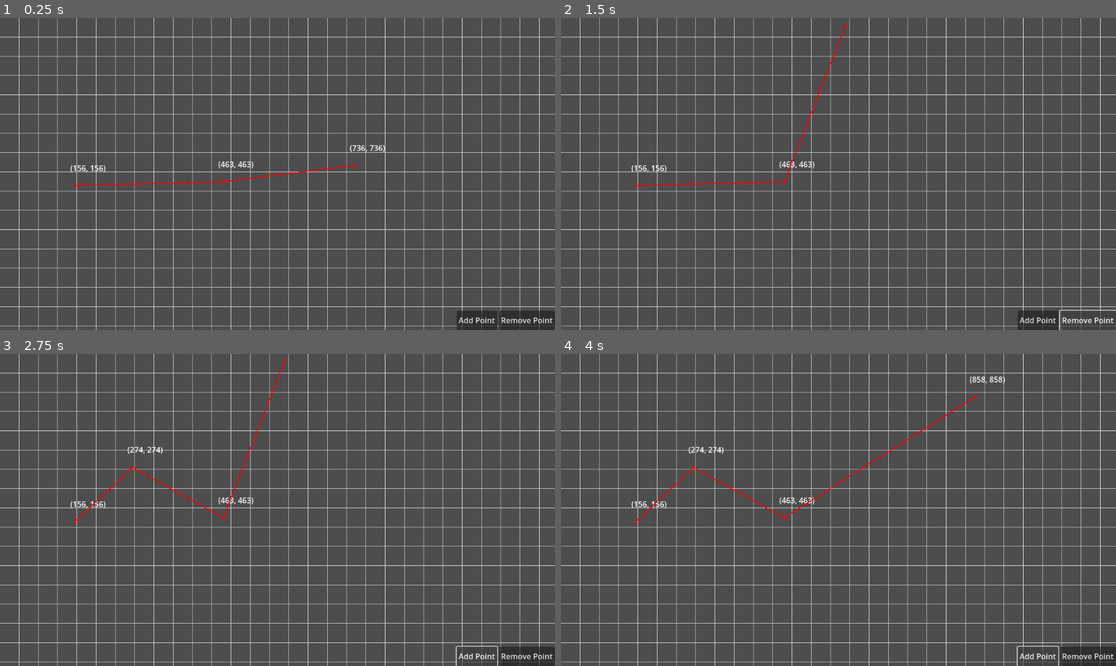
Above: before the commit, frames 1-4 (two rows, left to right).
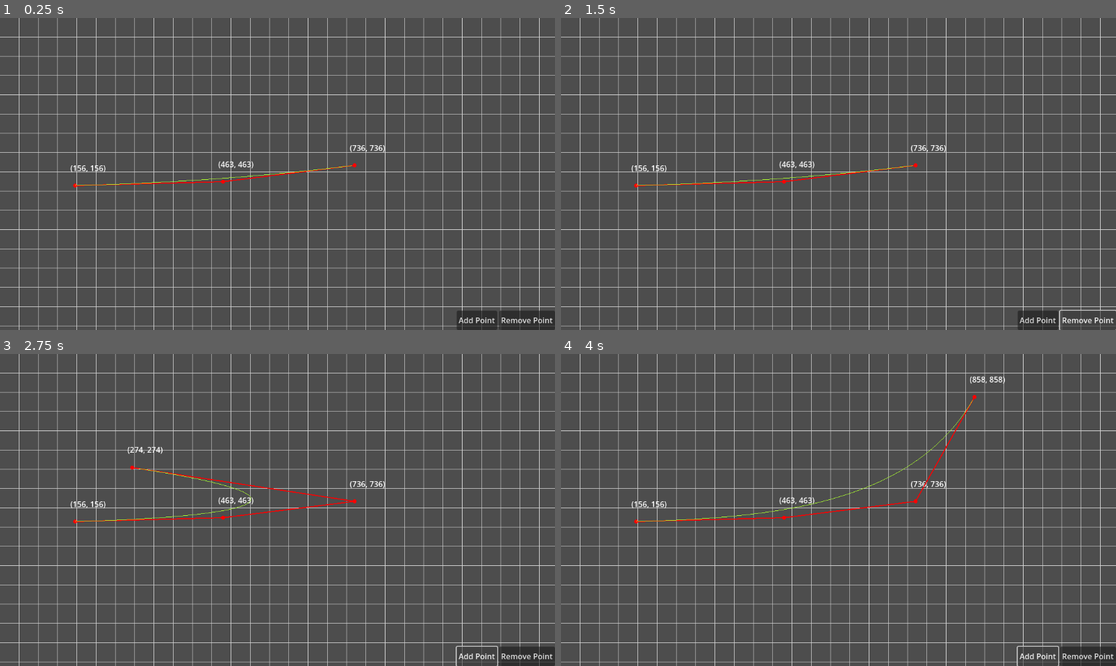
Above: after the commit, the same moments.

Repository: Boris14/Catmull-Rom
Game: Godot game, scene res://Main.tscn
The game is run twice, just before and just after one commit, with the same random seed, the same clock (stepped at 60 frames per second) and the same inputs.
Inputs:
- Up to frame 1 (0.25 s): no input
- Up to frame 2 (1.5 s): click "Add Point" at 0.5 s; click "Remove Point" at 1.25 s
- Up to frame 3 (2.75 s): click "Add Point" at 2 s
- Up to frame 4 (4 s): click "Remove Point" at 2.75 s; click "Add Point" at 3.5 s

The runs differ from the first frame. In frame 1, 0.2% of the frame differs, in the area x 13-65%, y 46-55%; in frame 2, 0.4%; in frame 3, 0.8%; in frame 4, 0.9%, in the area x 13-75%, y 13-55%.

Commit message:
Created a curve

Diff:
--- a/Scripts/GridCanvas.gd
+++ b/Scripts/GridCanvas.gd
@@ -7,6 +7,7 @@
 @export var line_color := Color.RED
 @export var points_color := Color.RED
 @export var select_radius := 20.0
+@export var curve_segments := 100
 
 var points : Array[Marker2D]
 var selected_point : Marker2D = null
@@ -38,7 +39,29 @@
 		queue_redraw()
 
 func _physics_process(delta: float) -> void:
-	points.sort_custom(func(p1,p2): return p1.global_position.x < p2.global_position.x)
+	pass
+	#points.sort_custom(func(p1,p2): return p1.global_position.x < p2.global_position.x)
+
+func get_curve_point(points, t):
+	var constructed_points = []
+	for point in points:
+		constructed_points.push_back(point.global_position)
+	while constructed_points.size() > 1:
+		var new_points = []
+		for i in range(1, constructed_points.size()):
+			var next_point_pos = (1 - t) * constructed_points[i - 1] + t * constructed_points[i]
+			new_points.push_back(next_point_pos)
+		constructed_points = new_points
+	return constructed_points[0]
+
+func get_curve_points(points) -> PackedVector2Array:
+	var result : PackedVector2Array
+	var t := 0.0
+	var step := 1.0 / curve_segments
+	while t < 1.0:
+		result.append(get_curve_point(points, t))
+		t += step
+	return result
 
 func _draw() -> void:
 	var viewport_size = get_viewport_rect().size
@@ -51,14 +74,16 @@
 	for y in range(0, int(viewport_size.y), grid_size):
 		draw_line(Vector2(0, y), Vector2(viewport_size.x, y), grid_color, 1)
 
-	# Draw the points and the lines between the them
+	# Draw the points and the lines between them
 	for i in range(points.size()):
 		var p_pos = points[i].global_position
-		draw_circle(p_pos, 3, Color.RED)
+		draw_circle(p_pos, 4, Color.RED)
 		draw_string(ThemeDB.fallback_font, p_pos + Vector2(-10, -30), \
 		 	"(%d, %d)" % [p_pos.x, p_pos.x], HORIZONTAL_ALIGNMENT_CENTER)
 		if i > 0:
 			draw_line(points[i - 1].global_position, p_pos, line_color, 2)
+
+	draw_polyline(get_curve_points(points), Color.GREEN_YELLOW)
 
 func _on_add_point_button_pressed():
 	var new_point = Marker2D.new()
